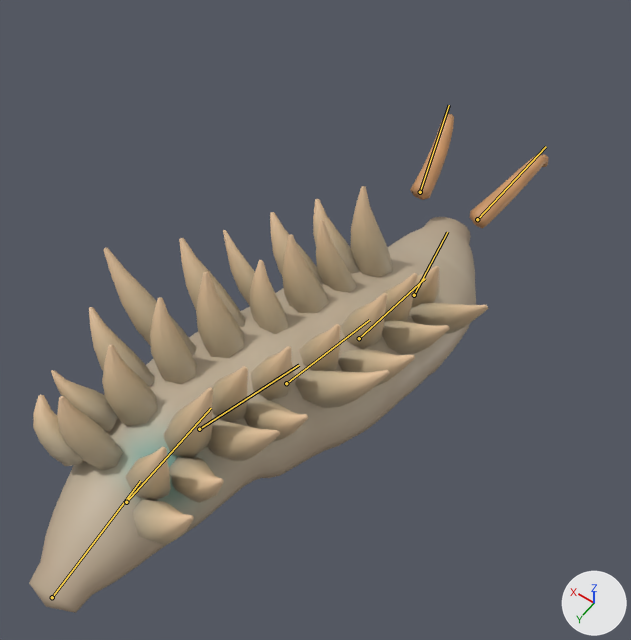
Two versions of the glTF model assets/creatures/oil_slug/oil_slug.glb, one commit apart.
The view is the same before and after, from a camera (50 mm lens) standing at (-0.515, 0.719, 1.217) and looking at (-0.017, 0.021, 0.121). Every picture has the same lights, and +X, +Y and +Z are marked at lower right. The older version comes first. Both versions are drawn at frame 3 of the action 'hit'; the numbers are the values there. The bones that change, and the others that lie on the model, are drawn over the model as lines.

The first picture shows 'oil_slug'.
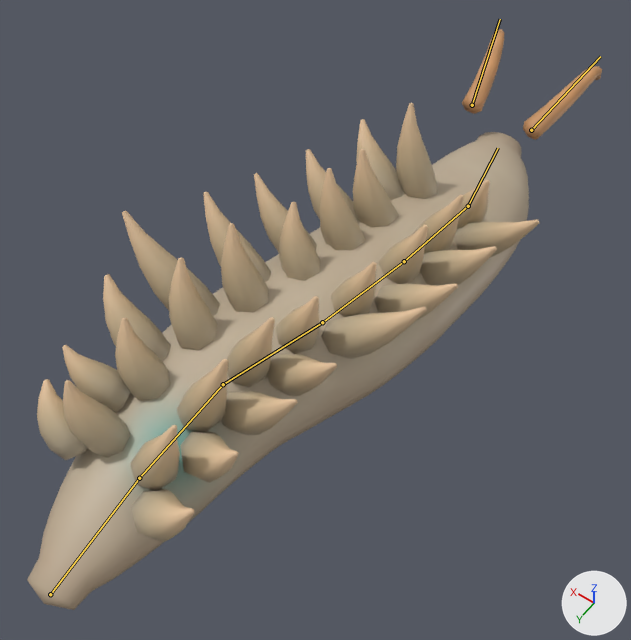
The edits, one by one:
Bone 'spine0' (bone_spine0) moves from (0.005, -0.03, -0.018) to (0.0, -0.029, -0.01).
Bone 'spine1' (bone_spine1) moves from (0.0, -0.03, 0.018) to (0.0, 0.0, 0.0).
Bone 'spine2' (bone_spine2) moves from (0.002, -0.029, -0.02) to (0.0, 0.0, 0.0).
Bone 'spine3' (bone_spine3) moves from (0.008, -0.029, -0.019) to (0.0, 0.0, 0.0).
Bone 'spine4' (bone_spine4) moves from (0.0, -0.029, 0.021) to (0.0, 0.0, 0.0).
Bone 'spine5' (bone_spine5) moves from (-0.016, -0.028, -0.015) to (0.0, 0.0, 0.0).

Boxes (x1, y1, x2, y2) around the edits, measured in the pictures (631 x 640 px):
'oil_slug', posed (11% wider, 16% taller): before (29, 114, 549, 613); after (27, 29, 602, 610)
bone 'spine0', root to tip: before (52, 597) to (140, 481); after (50, 594) to (139, 478)
bone 'spine1', root to tip: before (126, 502) to (211, 408); after (139, 478) to (223, 384)
bone 'spine2', root to tip: before (199, 429) to (299, 365); after (223, 384) to (322, 322)
bone 'spine3', root to tip: before (286, 383) to (369, 320); after (322, 322) to (404, 261)
bone 'spine4', root to tip: before (359, 338) to (425, 278); after (404, 261) to (468, 206)
bone 'spine5', root to tip: before (414, 295) to (447, 232); after (468, 206) to (498, 148)
